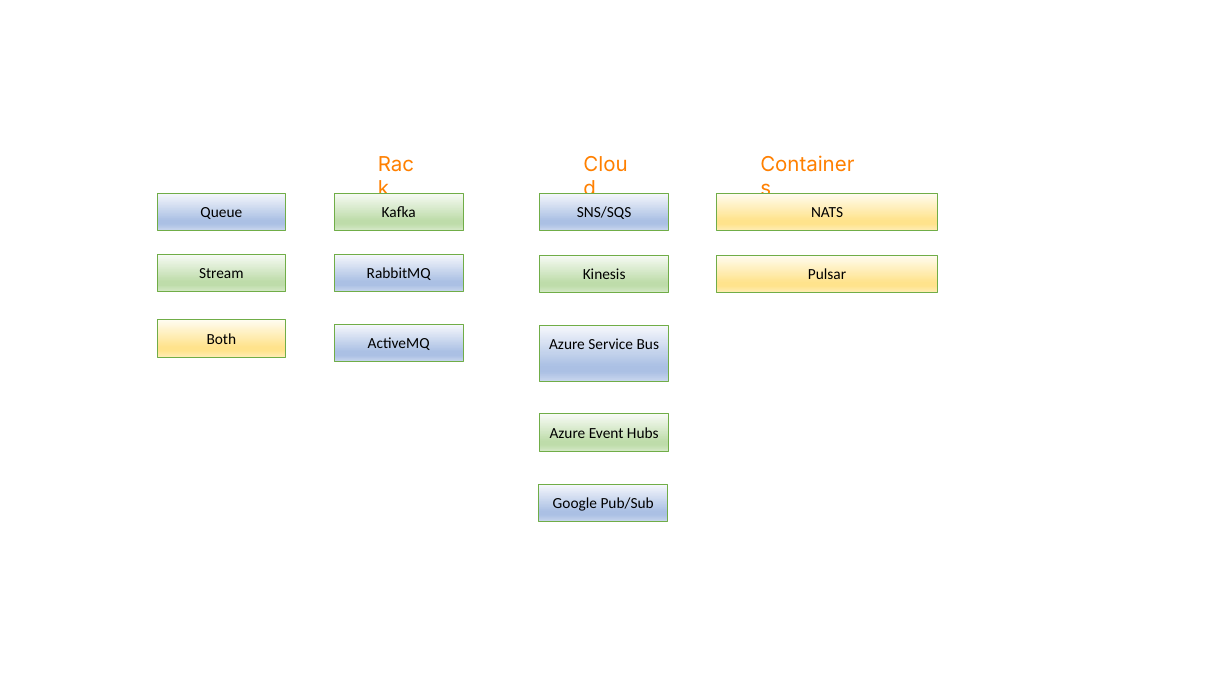
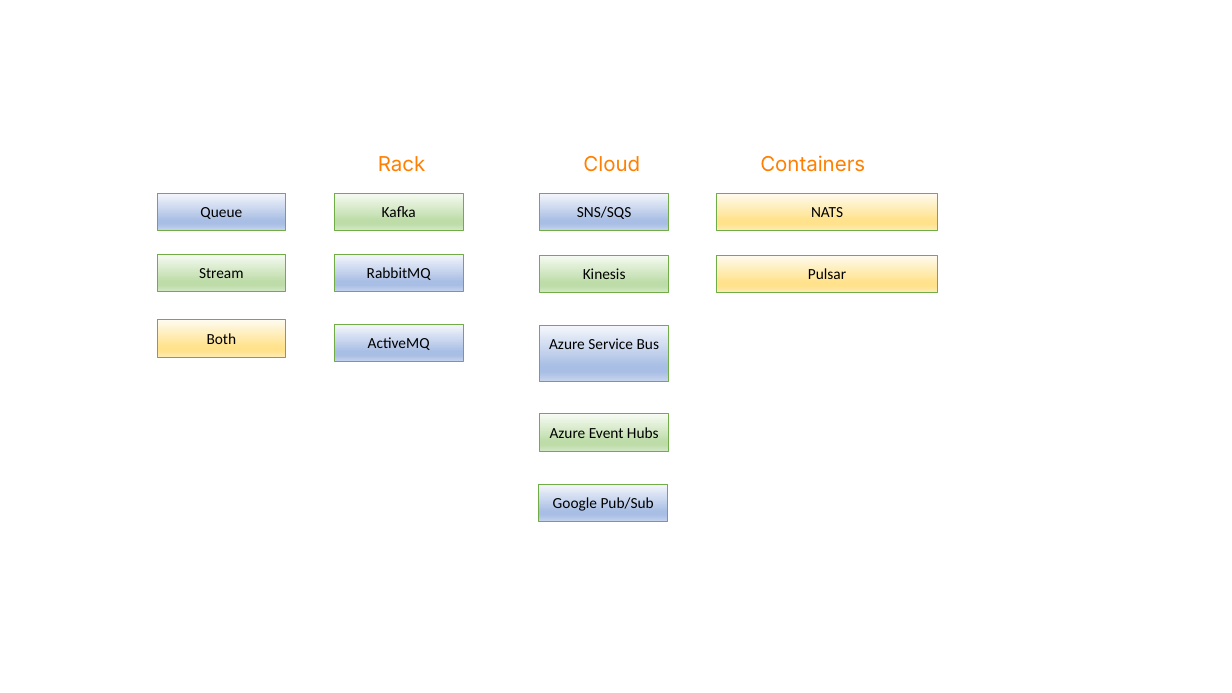
Before and after one commit to iancooper/Presentations, a slide deck: slide 39 of Polyglot Flow Build Stuff.pptx (slide 42 before the commit). Drawn at 1232x693 pixels with LibreOffice and Linux fonts; fonts in the diff are those of the drawing. Boxes give left, top, right and bottom in pixels: in the first picture for what was removed or moved away, otherwise in the second. Text is boxed around its words. In the diff, an @@ line names an element or a change of style, - is before the commit and + after.

```diff
--- a/Polyglot Flow Build Stuff.pptx
+++ b/Polyglot Flow Build Stuff.pptx
@@ text "Rack" rewrapped from (378, 151, 431, 177) to (378, 156, 425, 172) @@
@@ text "Cloud" rewrapped from (583, 151, 646, 177) to (583, 156, 640, 172) @@
@@ text "Containers" rewrapped from (761, 151, 869, 177) to (760, 155, 865, 172) @@
@@ rectangle "Kafka" at (335, 193, 463, 230): fill gradient #F8FBF6 to #BEDCAA to #D4E8C6 to gradient #F7FBF4 to #BDDCA8 to #D3E7C5 @@
@@ rectangle "SNS/SQS" at (540, 193, 668, 230): fill gradient #F6F8FC to #ABC0E4 to #C7D5ED to gradient #F5F7FC to #A9BEE4 to #C5D3ED @@
@@ rectangle "NATS" at (717, 193, 938, 230): fill gradient #FFFCF2 to #FFE38C to #FFECB2 to gradient #FEFBF1 to #FFE28B to #FEEBB2 @@
```
Also in this commit, not shown: 28 other slides changed, 1 slide added, 3 slides removed.
